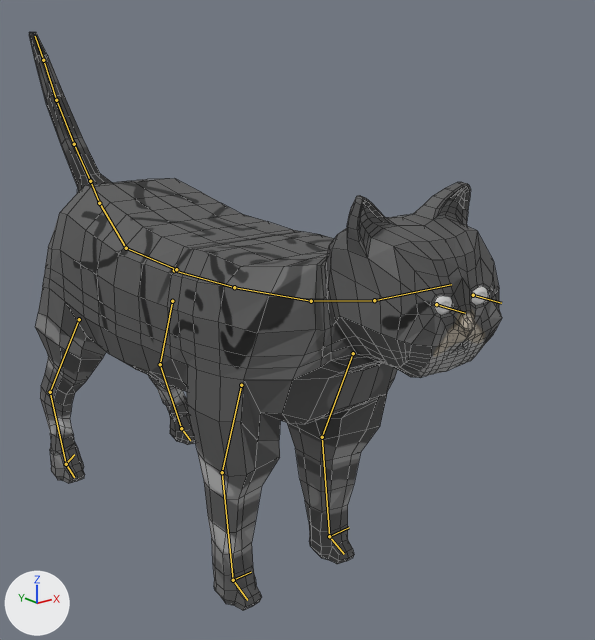
The Blender file blender/cat1.blend: old version first, new version second.
Camera for both pictures: a 50 mm lens placed at (-3.89, -6.1, 4.05), pointed at (0.6, -0.49, 1.81). The axes (+X, +Y, +Z) are drawn at lower left. The lights are the same throughout. The older version comes first. The bones that change, and the others that lie on the model, are drawn over the model as lines. Mesh edges are drawn as thin lines on the coarser meshes.

Names of what the first picture shows: 'Cat' and 2 more.
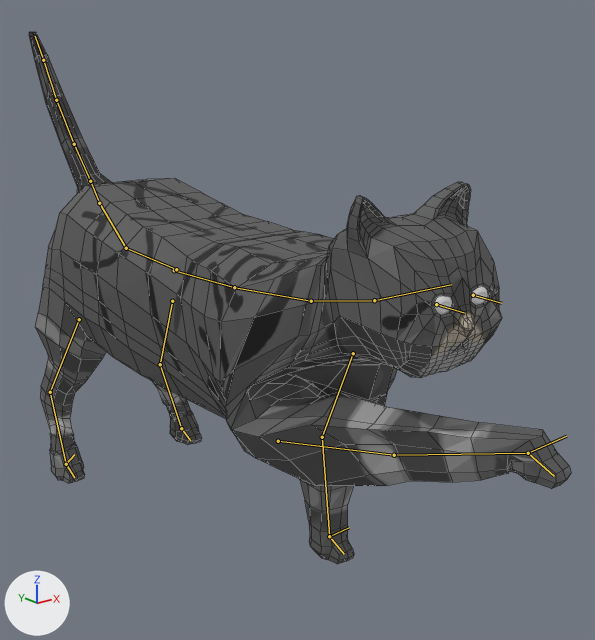
The newer file adds an action. The first version stands in its rest pose; the second is drawn at frame 20 of the action 'attack'.

Location of each change, (x1, y1, x2, y2) in pixels of the pictures (595 x 640 px):
'Cat', posed (15% wider, 8% shorter)
    before: (29, 32, 502, 610)
    after: (29, 32, 571, 564)
bone 'Front Upper Arm.R', root to tip
    before: (241, 385) to (222, 472)
    after: (278, 441) to (394, 455)
bone 'Front Leg_IK.R', root to tip
    before: (233, 580) to (251, 572)
    after: (528, 453) to (566, 436)

The change, as a diff of the scene's bpy script:
```diff
--- a/blender/cat1.blend.py
+++ b/blender/cat1.blend.py
@@ bone_front_upper_arm_r @@
 bone_front_upper_arm_r = bpy.data.objects['Armature'].pose.bones['Front Upper Arm.R']  # child of 'Spine2'
-bone_front_upper_arm_r.location = (0.0, 0.0, 0.0)
+bone_front_upper_arm_r.location = (0.19, 0.35, -0.35)
@@ bone_front_leg_ik_r @@
 bone_front_leg_ik_r = bpy.data.objects['Armature'].pose.bones['Front Leg_IK.R']  # child of 'Base'
-bone_front_leg_ik_r.location = (0.0, 0.0, 0.0)
+bone_front_leg_ik_r.location = (0.86, 2.82, 0.03)
```
